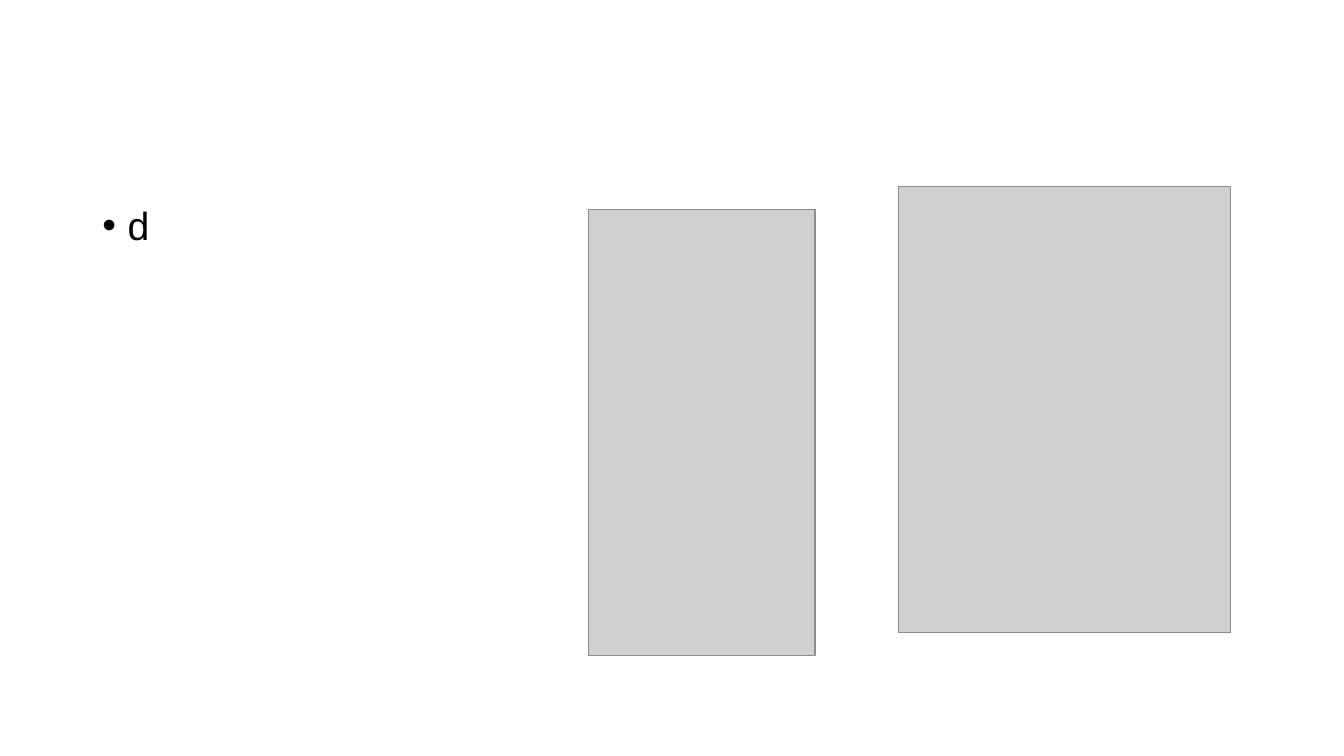
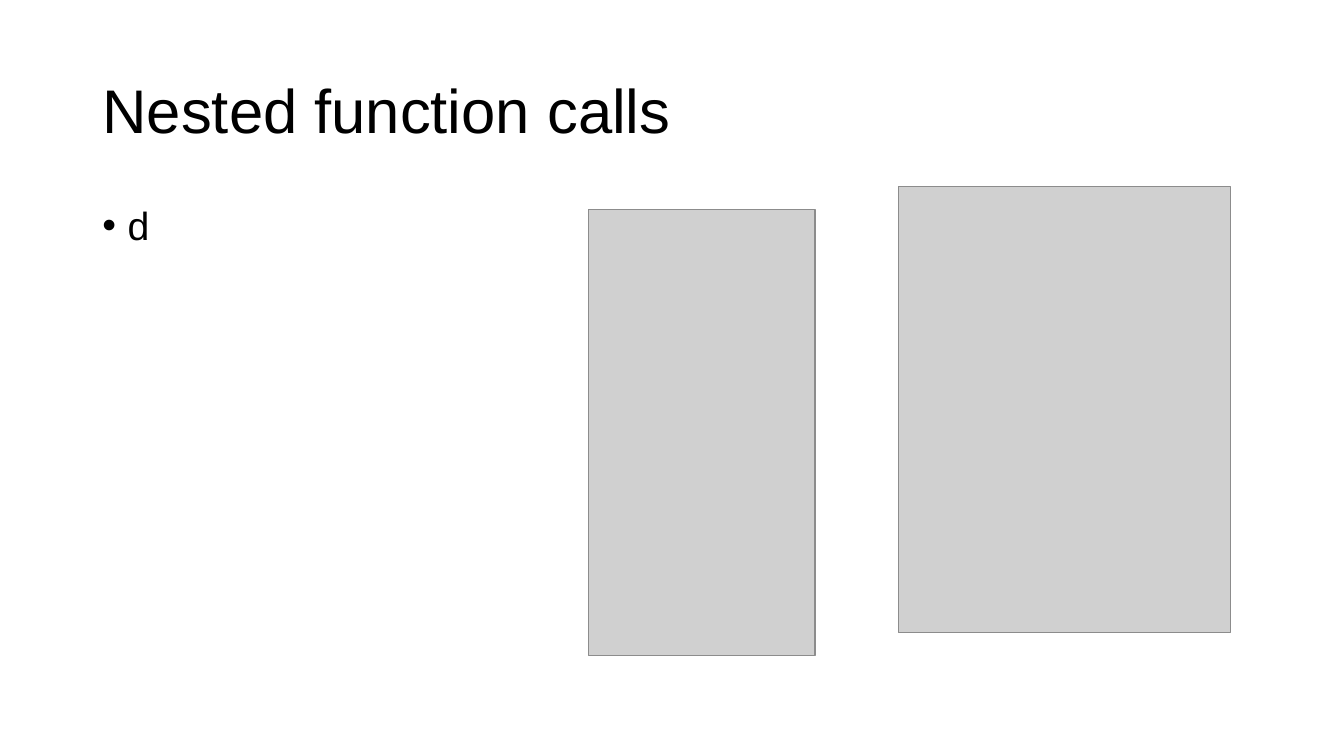
Before and after one commit to parrt/msds501, a slide deck: slide 17 of slides/functions.pptx (slide 4 before the commit). Drawn at 1344x756 pixels with LibreOffice and Linux fonts; fonts in the diff are those of the drawing; grey boxes stand for pictures; background and template pictures are left out. Boxes give left, top, right and bottom in pixels: in the first picture for what was removed or moved away, otherwise in the second. Text is boxed around its words. In the diff, an @@ line names an element or a change of style, - is before the commit and + after.

```diff
--- a/slides/functions.pptx
+++ b/slides/functions.pptx
@@ title added at [102,88,670,134], 44 pt, text #000000 @@
+Nested function calls
```
Also in this commit, not shown: 2 other slides changed, 13 slides added, 2 other files.
